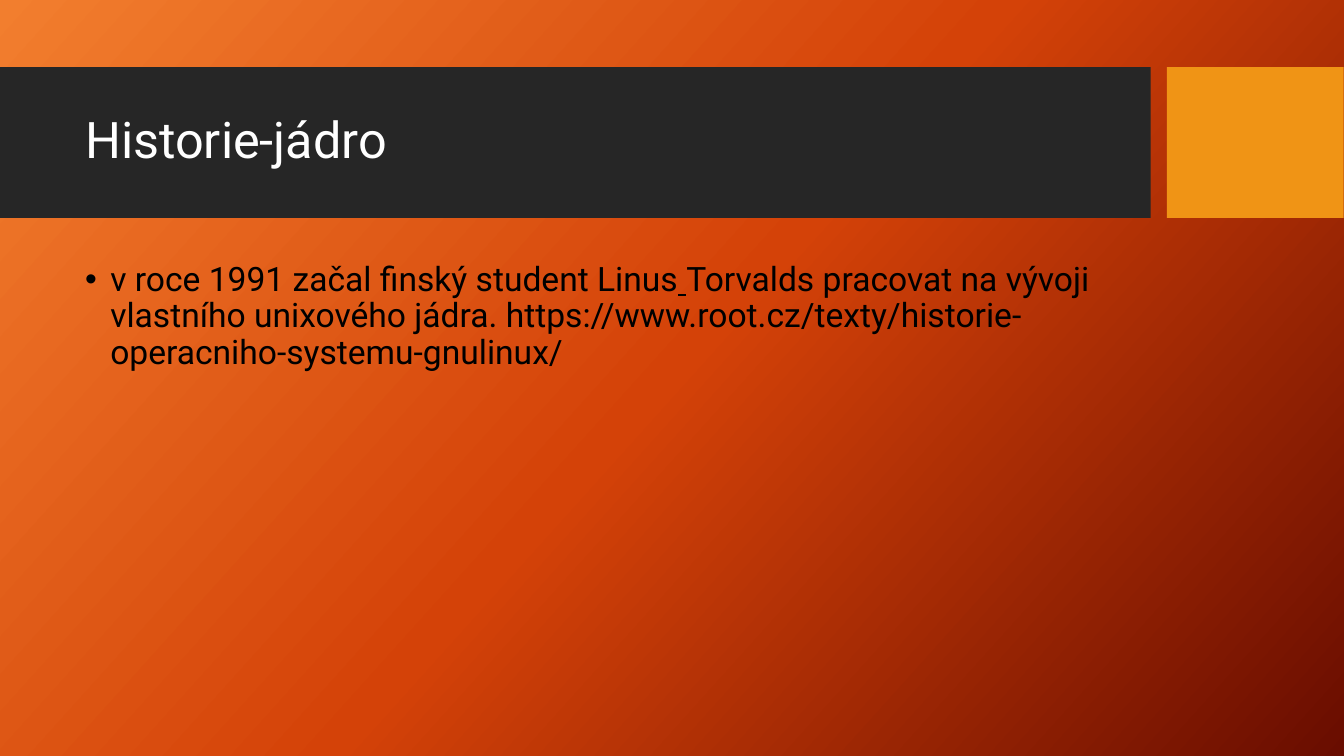
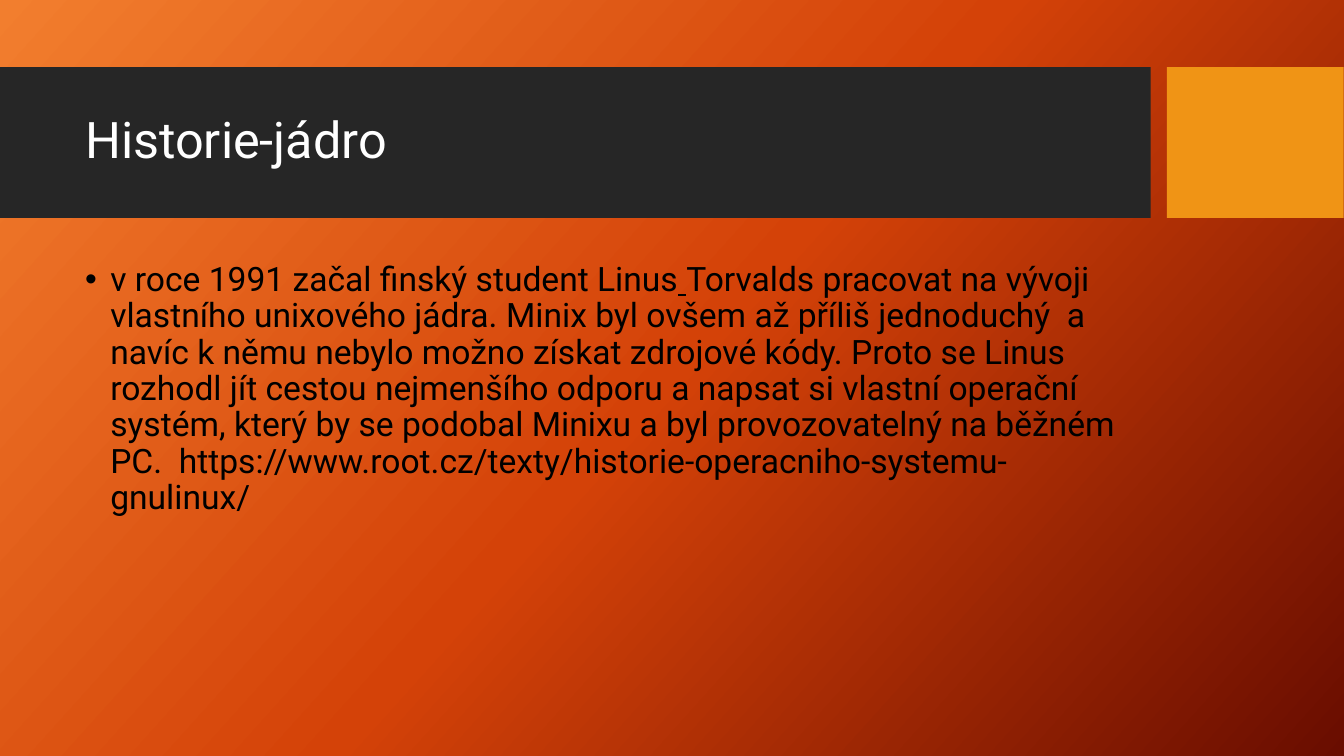
Before and after one commit to Jakub-Benes/Prezentace, a slide deck: slide 5 of Linux.pptx. Drawn at 1344x756 pixels with LibreOffice and Linux fonts; fonts in the diff are those of the drawing; background and template pictures are left out. Boxes give left, top, right and bottom in pixels: in the first picture for what was removed or moved away, otherwise in the second. Text is boxed around its words. In the diff, an @@ line names an element or a change of style, - is before the commit and + after.

```diff
--- a/Linux.pptx
+++ b/Linux.pptx
@@ text at (110,265,1114,516): text changed @@
-• v roce 1991 začal finský student Linus Torvalds pracovat na vývoji vlastního unixového jádra. https://www.root.cz/texty/historie-operacniho-systemu-gnulinux/
+• v roce 1991 začal finský student Linus Torvalds pracovat na vývoji vlastního unixového jádra. Minix byl ovšem až příliš jednoduchý a navíc k němu nebylo možno získat zdrojové kódy. Proto se Linus rozhodl jít cestou nejmenšího odporu a napsat si vlastní operační systém, který by se podobal Minixu a byl provozovatelný na běžném PC. https://www.root.cz/texty/historie-operacniho-systemu-gnulinux/
```
Also in this commit, not shown: 2 slides added.
